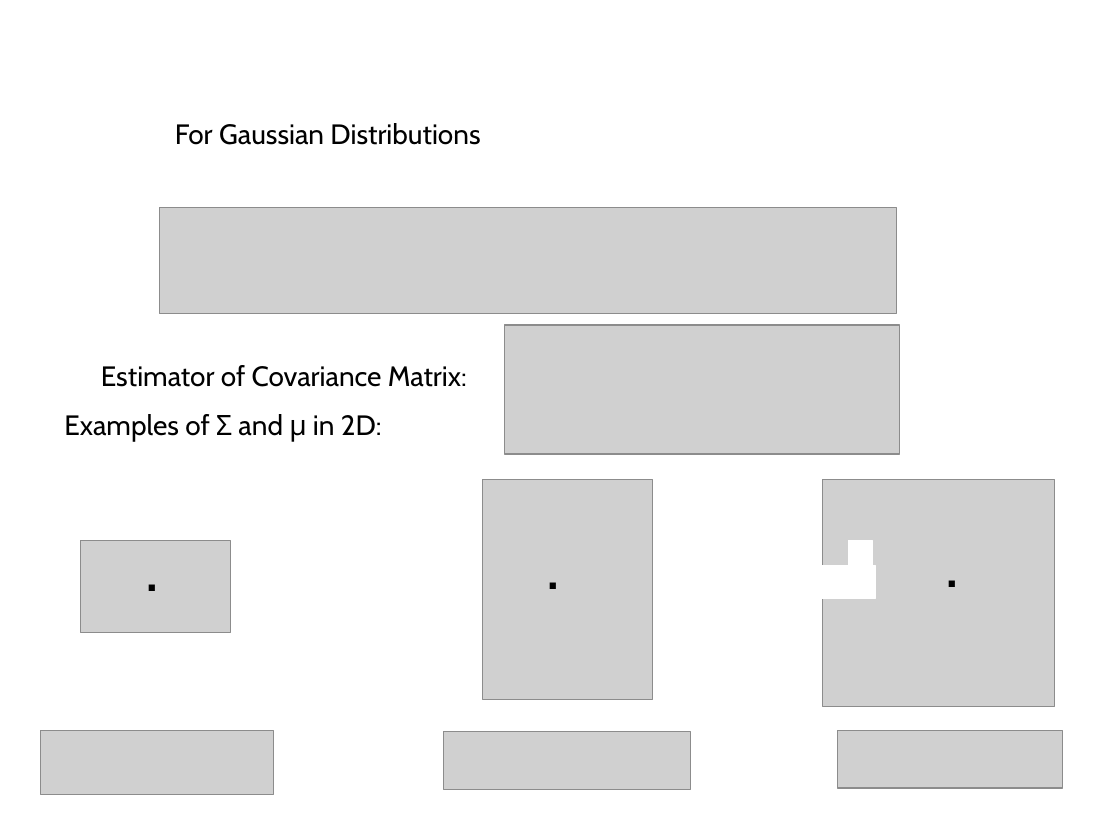
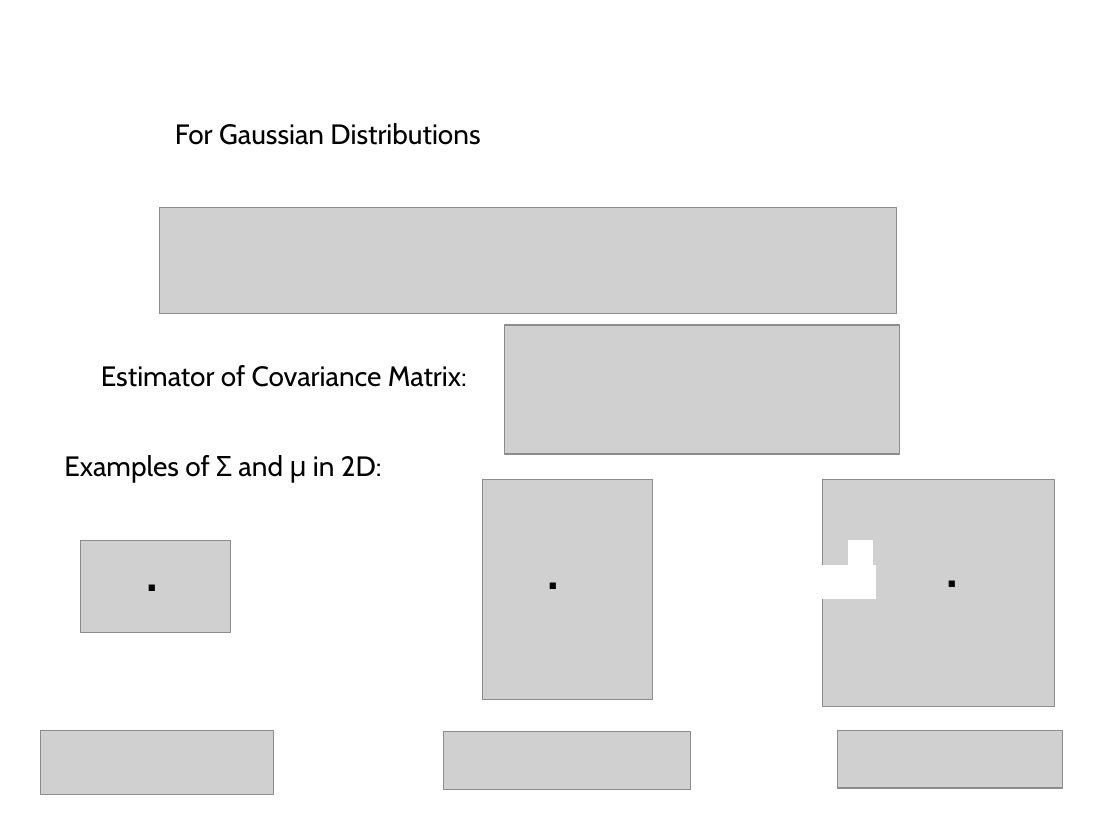
Before and after one commit to domingomery/patrones, a slide deck: slide 6 of clases/Cap04_Clasificacion/presentations/PAT04_LDA.pptx. Drawn at 1120x840 pixels with LibreOffice and Linux fonts; fonts in the diff are those of the drawing; grey boxes stand for pictures. Boxes give left, top, right and bottom in pixels: in the first picture for what was removed or moved away, otherwise in the second. Text is boxed around its words. In the diff, an @@ line names an element or a change of style, - is before the commit and + after.

```diff
--- a/clases/Cap04_Clasificacion/presentations/PAT04_LDA.pptx
+++ b/clases/Cap04_Clasificacion/presentations/PAT04_LDA.pptx
@@ text "Examples of Σ and μ ...": place and size @@
-text "Examples of Σ and μ ..." at box(64, 414, 382, 442)
+text "Examples of Σ and μ ..." at box(64, 455, 382, 483)
```
Also in this commit, not shown: 2 other slides changed, 1 slide added, 3 other files.
